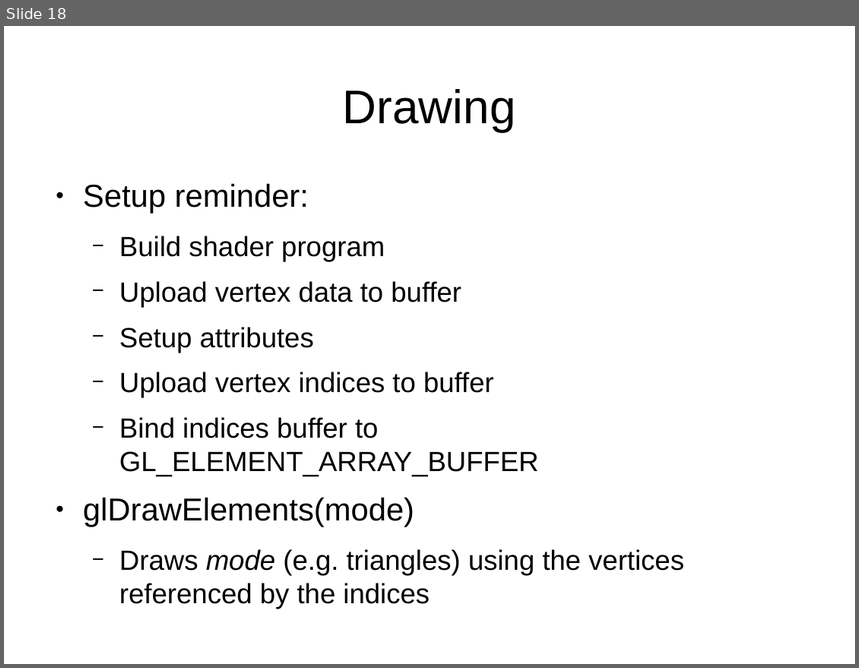
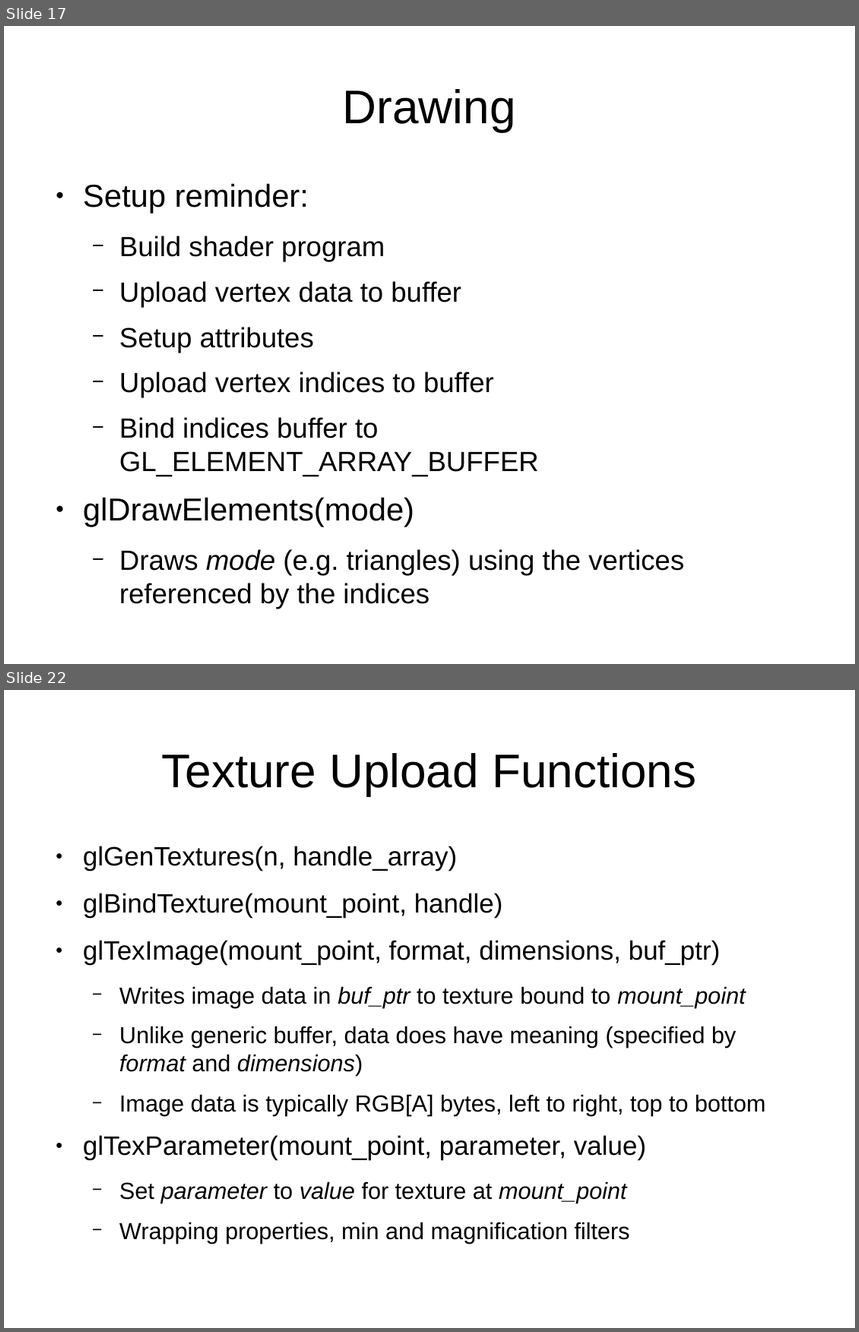
Before and after one commit to jayschwa/3d-opengl-presentation, a slide deck: Slides.odp. Shown one above the other, each under a label of ours: slide 18 before the commit, slides 17 and 22 after it; the slides between them are not shown. The pictures are 859x668 and 859x1332 pixels, drawn with LibreOffice and Linux fonts; fonts in the diff are those of the drawing. Boxes give left, top, right and bottom in pixels: in the first picture for what was removed or moved away, otherwise in the second. Text is boxed around its words. In the diff, an @@ line names an element or a change of style, - is before the commit and + after.

```diff
--- a/Slides.odp
+++ b/Slides.odp
@@ slide 22 added at [4, 690, 855, 1328], background #FFFFFF @@
@@ title added at [162, 753, 696, 796], 44 pt, text #000000 @@
+Texture Upload Functions
@@ text added at [83, 846, 766, 1204], 21.7 pt, text #000000 @@
+● glGenTextures(n, handle_array)
+● glBindTexture(mount_point, handle)
+● glTexImage(mount_point, format, dimensions, buf_ptr)
+  − Writes image data in buf_ptr to texture bound to mount_point
+  − Unlike generic buffer, data does have meaning (specified by format and dimensions)
+  − Image data is typically RGB[A] bytes, left to right, top to bottom
+● glTexParameter(mount_point, parameter, value)
+  − Set parameter to value for texture at mount_point
+  − Wrapping properties, min and magnification filters
@@ what was slide 18 is now slide 17 @@
```
Also in this commit, not shown: 6 slides changed, 6 other slides added, 2 slides removed.
